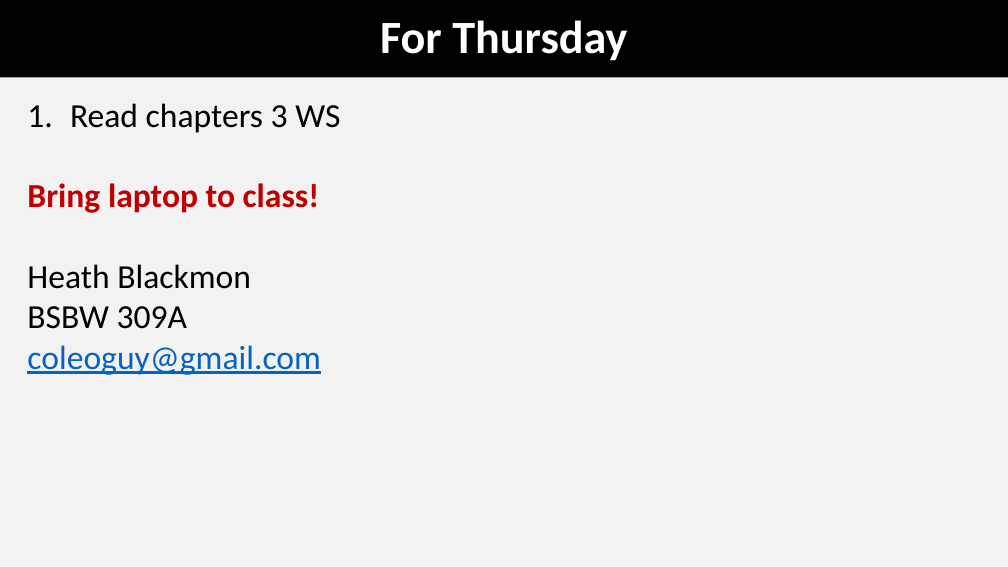
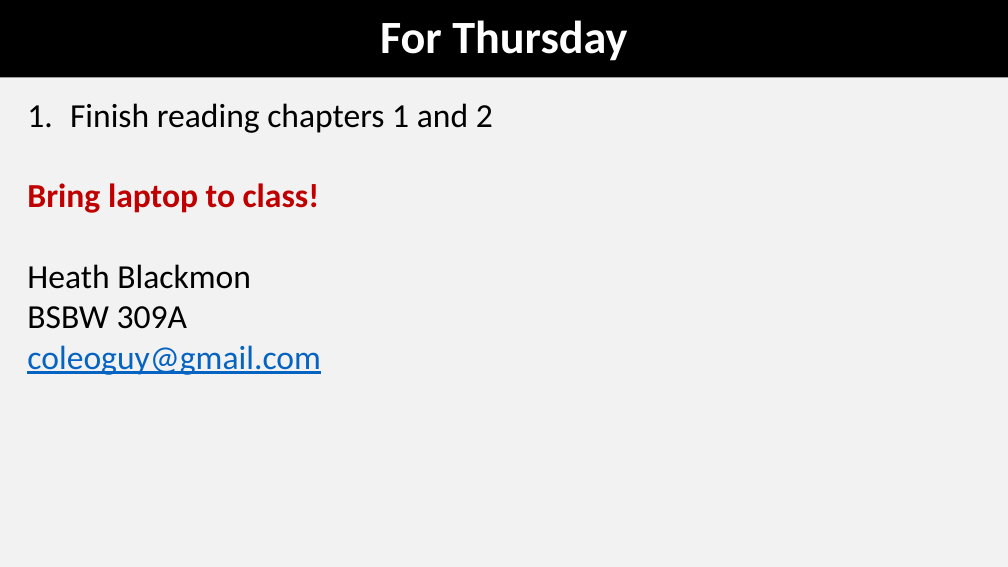
Before and after one commit to coleoguy/coleoguy.github.io, a slide deck: slide 30 of teaching/expdes/lec2.pptx. Drawn at 1008x567 pixels with LibreOffice and Linux fonts; fonts in the diff are those of the drawing. Boxes give left, top, right and bottom in pixels: in the first picture for what was removed or moved away, otherwise in the second. Text is boxed around its words. In the diff, an @@ line names an element or a change of style, - is before the commit and + after.

```diff
--- a/teaching/expdes/lec2.pptx
+++ b/teaching/expdes/lec2.pptx
@@ text at <box>70,103,493,133</box>: text changed @@
-1. Read chapters 3 WS
+1. Finish reading chapters 1 and 2
```
Also in this commit, not shown: 4 other files.
